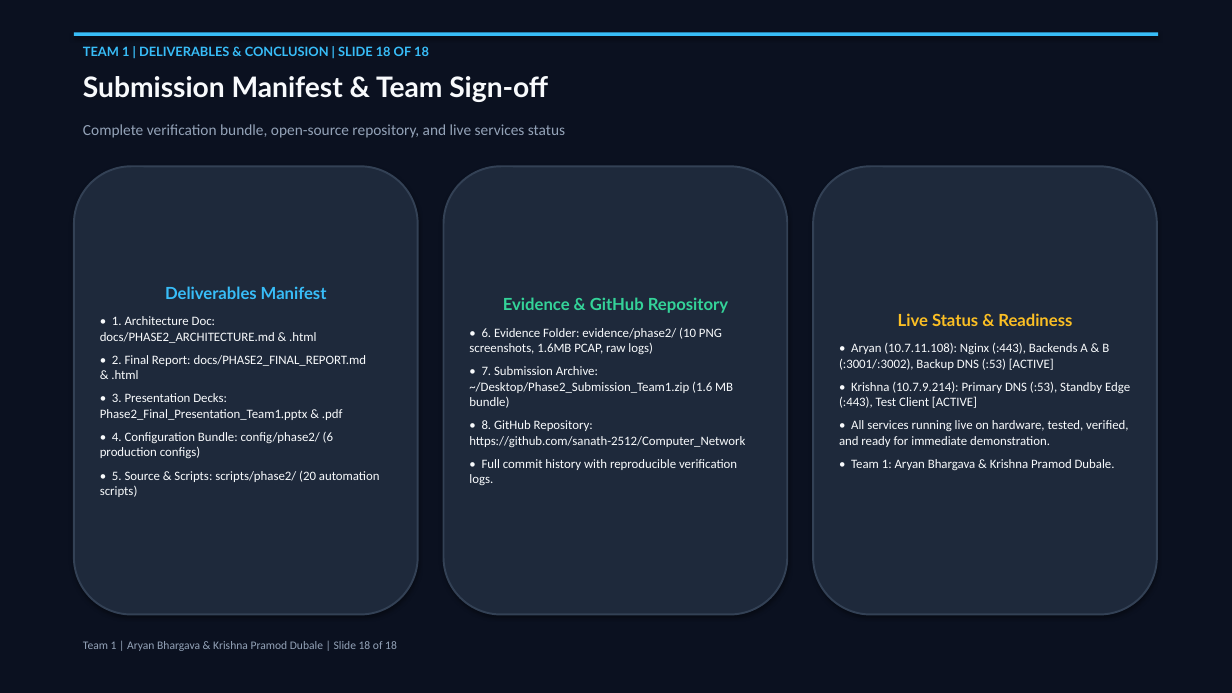
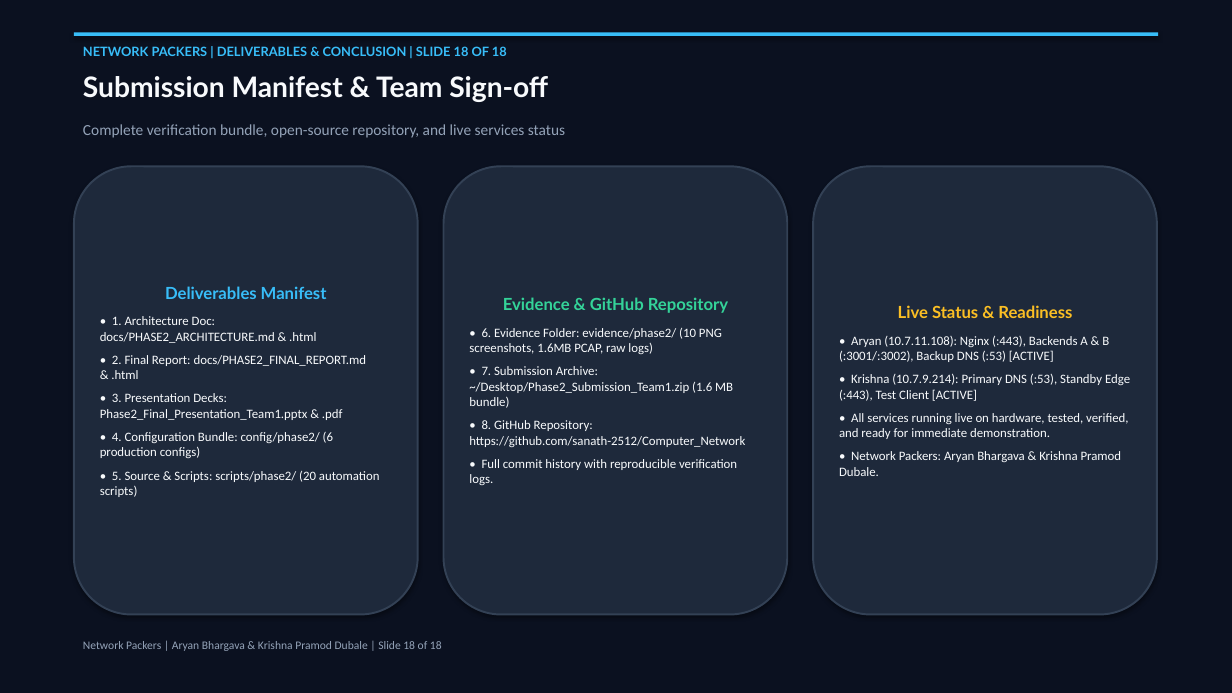
Before and after one commit to sanath-2512/Computer_Network, a slide deck: slide 18 of docs/Phase2_Final_Presentation_Team1.pptx. Drawn at 1232x693 pixels with LibreOffice and Linux fonts; fonts in the diff are those of the drawing. Boxes give left, top, right and bottom in pixels: in the first picture for what was removed or moved away, otherwise in the second. Text is boxed around its words. In the diff, an @@ line names an element or a change of style, - is before the commit and + after.

Commit message:
docs: update team branding to Network Packers across presentation and reports

```diff
--- a/docs/Phase2_Final_Presentation_Team1.pptx
+++ b/docs/Phase2_Final_Presentation_Team1.pptx
@@ text at <box>83,46,507,56</box>: text changed @@
-TEAM 1 | DELIVERABLES & CONCLUSION | SLIDE 18 OF 18
+NETWORK PACKERS | DELIVERABLES & CONCLUSION | SLIDE 18 OF 18
@@ text in rounded rectangle at <box>839,451,1122,476</box>: text changed @@
-• Team 1: Aryan Bhargava & Krishna Pramod Dubale.
+• Network Packers: Aryan Bhargava & Krishna Pramod Dubale.
@@ text at <box>83,641,442,651</box>: text changed @@
-Team 1 | Aryan Bhargava & Krishna Pramod Dubale | Slide 18 of 18
+Network Packers | Aryan Bhargava & Krishna Pramod Dubale | Slide 18 of 18
```
Also in this commit, not shown: 17 other slides changed, 5 other files.
